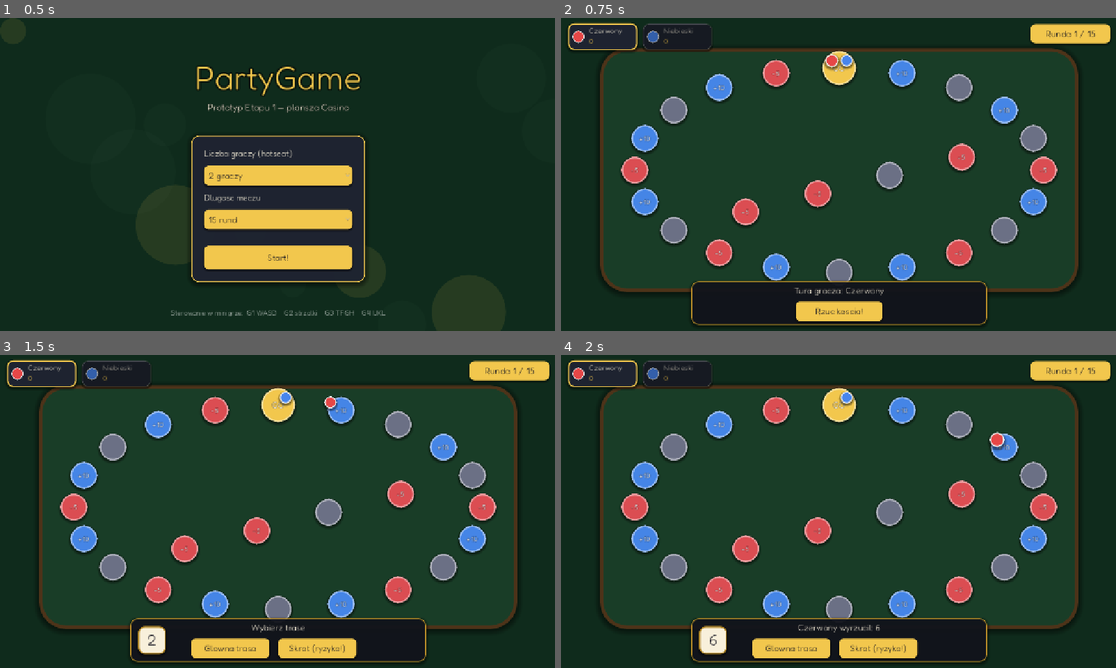
Above: before the commit, frames 1-4 (two rows, left to right).
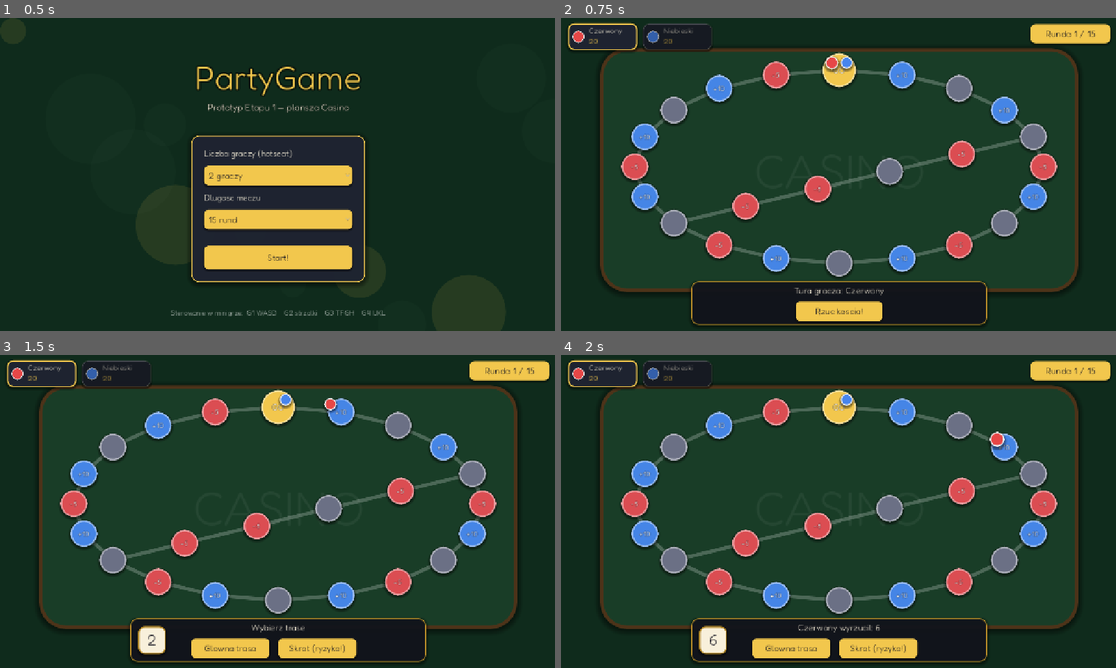
Above: after the commit, the same moments.

Repository: patryknope/PartyGame
Game: Godot game, scene res://scenes/main.tscn
Same seed, same stepped clock (60 frames per second), same inputs: the game is played once before the commit and once after it.
Inputs:
- Up to frame 1 (0.5 s): no input
- Up to frame 2 (0.75 s): click "Start!" at 0.5 s
- Up to frame 3 (1.5 s): click "Rzuc koscia!" at 1.25 s
- Up to frame 4 (2 s): no input

Frame 1 is identical in both runs. In frame 2, 6.7% of the frame differs, in the area x 5-90%, y 6-85%; in frame 3, 6.7%; in frame 4, 6.7%.

Commit message:
Visual pass: casino look for board, HUD, menu and minigame
Fredoka font (OFL) + shared UiStyle theme (gold/felt palette,
rounded styleboxes). Board: felt table with visible route lines,
circular tiles with icons, CASINO watermark, pulsing active pawn.
HUD: player cards with chips, round badge, animated dice. Menu and
overlays restyled; Kolorowy Chaos: framed arena, target banner,
timer bar, elimination animation, winner confetti. Dev screenshot
mode (godot -- screenshots).

Co-Authored-By: Claude Fable 5 <noreply@anthropic.com>

Diff:
--- a/board/board_view.gd
+++ b/board/board_view.gd
@@ -6,8 +6,8 @@
 const TILE_DIAMETER := 62.0
 const START_DIAMETER := 78.0
 const PAWN_DIAMETER := 28.0
-const RING_CENTER := Vector2(640, 350)
-const RING_RADIUS := Vector2(470, 235)
+const RING_CENTER := Vector2(640, 342)
+const RING_RADIUS := Vector2(470, 222)
 const TYPE_COLORS := {
     "start": Color(0.95, 0.78, 0.3),
     "blue": Color(0.27, 0.52, 0.9),
@@ -26,6 +26,7 @@
 var _animating := false
 var _active_pawn_tween: Tween
 var _active_player := -1
+var _felt: Panel
 
 
 func _ready() -> void:
@@ -33,16 +34,27 @@
     TurnManager.turn_started.connect(_on_turn_started)
     _build_table()
     _build_tiles()
+    _felt.draw.connect(_draw_connections)
+    _felt.queue_redraw()
 
 
 func _build_table() -> void:
-    var felt := Panel.new()
-    felt.add_theme_stylebox_override(
+    _felt = Panel.new()
+    _felt.add_theme_stylebox_override(
         "panel", UiStyle.flat(UiStyle.FELT_LIGHT, 60, 8, Color(0.3, 0.2, 0.1), 14)
     )
-    felt.position = Vector2(90, 70)
-    felt.size = Vector2(1100, 560)
-    add_child(felt)
+    _felt.position = Vector2(90, 70)
+    _felt.size = Vector2(1100, 560)
+    add_child(_felt)
+
+    var watermark := Label.new()
+    watermark.text = "CASINO"
+    watermark.set_anchors_preset(Control.PRESET_FULL_RECT)
+    watermark.horizontal_alignment = HORIZONTAL_ALIGNMENT_CENTER
+    watermark.vertical_alignment = VERTICAL_ALIGNMENT_CENTER
+    watermark.add_theme_font_size_override("font_size", 110)
+    watermark.add_theme_color_override("font_color", Color(1, 1, 1, 0.05))
+    _felt.add_child(watermark)
 
 
 func _build_tiles() -> void:
@@ -72,12 +84,12 @@
         node.add_child(icon)
 
 
-func _draw() -> void:
+func _draw_connections() -> void:
     for tile_id in BoardManager.tiles:
         for next_id in BoardManager.tiles[tile_id]["next"]:
-            draw_line(
-                tile_positions[tile_id],
-                tile_positions[int(next_id)],
+            _felt.draw_line(
+                tile_positions[tile_id] - _felt.position,
+                tile_positions[int(next_id)] - _felt.position,
                 Color(1, 1, 1, 0.22),
                 7.0,
                 true
--- a/minigames/color_chaos/color_chaos.gd
+++ b/minigames/color_chaos/color_chaos.gd
@@ -5,10 +5,10 @@
 # timer runs out. Standing on a wrong color eliminates you.
 
 const CHAOS_COLORS: Array[Color] = [
-    Color(0.85, 0.3, 0.3),
-    Color(0.3, 0.5, 0.9),
-    Color(0.32, 0.75, 0.35),
-    Color(0.93, 0.8, 0.25),
+    Color(0.86, 0.3, 0.32),
+    Color(0.27, 0.52, 0.9),
+    Color(0.3, 0.75, 0.36),
+    Color(0.95, 0.78, 0.25),
 ]
 const COLOR_NAMES: Array[String] = ["CZERWONY", "NIEBIESKI", "ZIELONY", "ZOLTY"]
 const KEY_SETS: Array = [
@@ -17,10 +17,10 @@
     [KEY_T, KEY_G, KEY_F, KEY_H],
     [KEY_I, KEY_K, KEY_J, KEY_L],
 ]
-const ARENA := Rect2(140, 150, 1000, 480)
+const ARENA := Rect2(140, 160, 1000, 470)
 const COLS := 10
 const ROWS := 6
-const PLAYER_SIZE := Vector2(26, 26)
+const PLAYER_SIZE := Vector2(30, 30)
 const SPEED := 320.0
 const MAX_ROUNDS := 8
 const SPAWN_OFFSETS: Array[Vector2] = [
@@ -35,34 +35,57 @@
 var round_num := 0
 var target := 0
 var timer := 0.0
+var round_time := 3.4
 var phase := "idle"
 
-var info_label: Label
-var timer_label: Label
+var banner: Panel
+var banner_label: Label
+var timer_bar: Panel
+var round_label: Label
 
 
 func _ready() -> void:
     var background := ColorRect.new()
-    background.color = Color(0.09, 0.09, 0.13)
+    background.color = Color(0.08, 0.08, 0.12)
     background.set_anchors_preset(Control.PRESET_FULL_RECT)
     add_child(background)
 
+    var frame := Panel.new()
+    frame.add_theme_stylebox_override(
+        "panel", UiStyle.flat(Color(0.05, 0.05, 0.08), 24, 4, UiStyle.GOLD_DARK, 10)
+    )
+    frame.position = ARENA.position - Vector2(16, 16)
+    frame.size = ARENA.size + Vector2(32, 32)
+    add_child(frame)
+
+    banner = Panel.new()
+    banner.position = Vector2(340, 24)
+    banner.size = Vector2(600, 74)
+    add_child(banner)
+
+    banner_label = Label.new()
+    banner_label.set_anchors_preset(Control.PRESET_FULL_RECT)
+    banner_label.horizontal_alignment = HORIZONTAL_ALIGNMENT_CENTER
+    banner_label.vertical_alignment = VERTICAL_ALIGNMENT_CENTER
+    UiStyle.title_look(banner_label, 30, Color.WHITE)
+    banner.add_child(banner_label)
+
+    timer_bar = Panel.new()
+    timer_bar.add_theme_stylebox_override("panel", UiStyle.flat(UiStyle.GOLD, 4))
+    timer_bar.position = Vector2(340, 104)
+    timer_bar.size = Vector2(600, 10)
+    add_child(timer_bar)
+
+    round_label = Label.new()
+    round_label.position = Vector2(60, 40)
+    UiStyle.title_look(round_label, 24, UiStyle.CREAM)
+    add_child(round_label)
+
     var title := Label.new()
     title.text = "Kolorowy Chaos"
-    title.add_theme_font_size_override("font_size", 28)
-    title.position = Vector2(140, 20)
+    UiStyle.title_look(title, 22, Color(1, 1, 1, 0.7))
+    title.position = Vector2(1010, 44)
     add_child(title)
-
-    info_label = Label.new()
-    info_label.add_theme_font_size_override("font_size", 30)
-    info_label.position = Vector2(140, 70)
-    info_label.size = Vector2(800, 40)
-    add_child(info_label)
-
-    timer_label = Label.new()
-    timer_label.add_theme_font_size_override("font_size", 40)
-    timer_label.position = Vector2(1060, 55)
-    add_child(timer_label)
 
     _build_cells()
     _spawn_players()
@@ -73,9 +96,9 @@
     var cell_size := Vector2(ARENA.size.x / COLS, ARENA.size.y / ROWS)
     for row in ROWS:
         for col in COLS:
-            var cell := ColorRect.new()
-            cell.position = ARENA.position + Vector2(col * cell_size.x, row * cell_size.y) + Vector2(2, 2)
-            cell.size = cell_size - Vector2(4, 4)
+            var cell := Panel.new()
+            cell.position = ARENA.position + Vector2(col * cell_size.x, row * cell_size.y) + Vector2(3, 3)
+            cell.size = cell_size - Vector2(6, 6)
             add_child(cell)
             cells.append(cell)
             cell_colors.append(0)
@@ -84,29 +107,44 @@
 func _spawn_players() -> void:
     for player in PlayerManager.players:
         var pid: int = player["id"]
-        var outline := ColorRect.new()
-        outline.color = Color(0.05, 0.05, 0.05)
-        outline.size = PLAYER_SIZE
-        outline.position = ARENA.get_center() + SPAWN_OFFSETS[pid] - PLAYER_SIZE / 2.0
-        var fill := ColorRect.new()
-        fill.color = player["color"]
-        fill.size = PLAYER_SIZE - Vector2(6, 6)
-        fill.position = Vector2(3, 3)
-        outline.add_child(fill)
-        add_child(outline)
-        player_nodes[pid] = outline
+        var pawn := Panel.new()
+        pawn.add_theme_stylebox_override(
+            "panel", UiStyle.circle(player["color"], 3, Color(1, 1, 1, 0.95), 6)
+        )
+        pawn.size = PLAYER_SIZE
+        pawn.pivot_offset = PLAYER_SIZE / 2.0
+        pawn.position = ARENA.get_center() + SPAWN_OFFSETS[pid] - PLAYER_SIZE / 2.0
+        add_child(pawn)
+        player_nodes[pid] = pawn
         alive[pid] = true
+
+
+func _paint_cell(index: int, dimmed: bool) -> void:
+    var color := CHAOS_COLORS[cell_colors[index]]
+    if dimmed:
+        color = color.darkened(0.72)
+    cells[index].add_theme_stylebox_override(
+        "panel", UiStyle.flat(color, 10, 2, color.lightened(0.25) if not dimmed else color)
+    )
 
 
 func _start_round() -> void:
     round_num += 1
     for i in cells.size():
         cell_colors[i] = randi() % CHAOS_COLORS.size()
-        cells[i].color = CHAOS_COLORS[cell_colors[i]]
+        _paint_cell(i, false)
     target = randi() % CHAOS_COLORS.size()
-    info_label.text = "Runda %d — stan na: %s" % [round_num, COLOR_NAMES[target]]
-    info_label.add_theme_color_override("font_color", CHAOS_COLORS[target])
-    timer = clampf(3.4 - 0.25 * round_num, 1.2, 3.4)
+    round_label.text = "Runda %d" % round_num
+    banner_label.text = "Stan na: %s" % COLOR_NAMES[target]
+    banner.add_theme_stylebox_override(
+        "panel", UiStyle.flat(CHAOS_COLORS[target].darkened(0.15), 16, 3, Color(1, 1, 1, 0.85), 8)
+    )
+    var pulse := create_tween()
+    pulse.tween_property(banner, "scale", Vector2(1.04, 1.04), 0.12)
+    pulse.tween_property(banner, "scale", Vector2.ONE, 0.12)
+    banner.pivot_offset = banner.size / 2.0
+    round_time = clampf(3.4 - 0.25 * round_num, 1.2, 3.4)
+    timer = round_time
     phase = "move"
 
 
@@ -127,14 +165,14 @@
         if Input.is_physical_key_pressed(keys[3]):
             direction.x += 1
         if direction != Vector2.ZERO:
-            var node: ColorRect = player_nodes[pid]
+            var node: Panel = player_nodes[pid]
             node.position += direction.normalized() * SPEED * delta
             node.position = node.position.clamp(
                 ARENA.position,
                 ARENA.position + ARENA.size - PLAYER_SIZE
             )
     timer -= delta
-    timer_label.text = "%.1f" % maxf(timer, 0.0)
+    timer_bar.size.x = 600.0 * maxf(timer, 0.0) / round_time
     if timer <= 0.0:
         _judge()
 
@@ -150,10 +188,15 @@
         if cell_colors[row * COLS + col] != target:
             alive[pid] = false
             elimination_order.append(pid)
-            player_nodes[pid].modulate.a = 0.25
+            var pawn: Panel = player_nodes[pid]
+            var fall := create_tween()
+            fall.set_parallel()
+            fall.tween_property(pawn, "modulate:a", 0.2, 0.5)
+            fall.tween_property(pawn, "rotation", PI, 0.5)
+            fall.tween_property(pawn, "scale", Vector2(0.6, 0.6), 0.5)
     for i in cells.size():
         if cell_colors[i] != target:
-            cells[i].color = cells[i].color.darkened(0.65)
+            _paint_cell(i, true)
     var alive_count := 0
     for pid in alive:
         if alive[pid]:
@@ -174,10 +217,30 @@
     var eliminated := elimination_order.duplicate()
     eliminated.reverse()
     ranking.append_array(eliminated)
-    var winner_text := "Remis!"
-    if not ranking.is_empty():
-        winner_text = "Wygrywa: %s!" % PlayerManager.get_player(ranking[0])["name"]
-    info_label.text = winner_text
-    info_label.add_theme_color_override("font_color", Color.WHITE)
-    await get_tree().create_timer(1.2).timeout
+
+    banner.add_theme_stylebox_override(
+        "panel", UiStyle.flat(UiStyle.CARD, 16, 3, UiStyle.GOLD, 8)
+    )
+    if ranking.is_empty():
+        banner_label.text = "Remis!"
+    else:
+        var winner := PlayerManager.get_player(ranking[0])
+        banner_label.text = "Wygrywa: %s!" % winner["name"]
+        var confetti := CPUParticles2D.new()
+        confetti.amount = 140
+        confetti.lifetime = 1.4
+        confetti.one_shot = true
+        confetti.explosiveness = 0.9
+        confetti.direction = Vector2(0, -1)
+        confetti.spread = 70.0
+        confetti.initial_velocity_min = 250.0
+        confetti.initial_velocity_max = 520.0
+        confetti.gravity = Vector2(0, 620)
+        confetti.scale_amount_min = 2.5
+        confetti.scale_amount_max = 5.0
+        confetti.color = UiStyle.GOLD
+        confetti.position = player_nodes[ranking[0]].position + PLAYER_SIZE / 2.0
+        confetti.emitting = true
+        add_child(confetti)
+    await get_tree().create_timer(1.6).timeout
     MinigameManager.report_finished(ranking)
--- a/scenes/main.gd
+++ b/scenes/main.gd
@@ -45,6 +45,8 @@
 
     if "autotest" in OS.get_cmdline_user_args():
         _setup_autotest()
+    elif "screenshots" in OS.get_cmdline_user_args():
+        _screenshot_run()
 
 
 func _on_state_changed(new_state: int) -> void:
@@ -172,6 +174,33 @@
     button.custom_minimum_size = Vector2(0, 48)
     button.pressed.connect(action)
     box.add_child(button)
+
+
+# ── Dev screenshots: godot -- screenshots ──
+
+func _screenshot_run() -> void:
+    await get_tree().create_timer(0.6).timeout
+    await _capture("menu")
+    GameManager.start_match(4, 15)
+    await get_tree().create_timer(1.0).timeout
+    await _capture("board")
+    GameManager.roll_dice()
+    await get_tree().create_timer(1.2).timeout
+    await _capture("board_move")
+    MinigameManager.select_minigame(4)
+    _start_minigame()
+    await get_tree().create_timer(1.2).timeout
+    await _capture("minigame")
+    get_tree().quit(0)
+
+
+func _capture(shot_name: String) -> void:
+    await RenderingServer.frame_post_draw
+    var image := get_viewport().get_texture().get_image()
+    var dir := ProjectSettings.globalize_path("res://dev_screenshots")
+    DirAccess.make_dir_recursive_absolute(dir)
+    image.save_png(dir + "/" + shot_name + ".png")
+    print("[SHOT] " + shot_name)
 
 
 # ── Autotest (headless verification): godot --headless -- autotest ──
--- a/ui/hud.gd
+++ b/ui/hud.gd
@@ -127,7 +127,7 @@
         card.add_child(name_label)
 
         var coins_label := Label.new()
-        coins_label.text = "0"
+        coins_label.text = str(EconomyManager.get_coins(player["id"]))
         coins_label.position = Vector2(48, 30)
         coins_label.add_theme_font_size_override("font_size", 17)
         coins_label.add_theme_color_override("font_color", UiStyle.GOLD)
Not shown, added: Assets/fonts/Fredoka.ttf.import
Not shown, added: ui/ui_style.gd.uid
Not shown, changed: .gitignore
